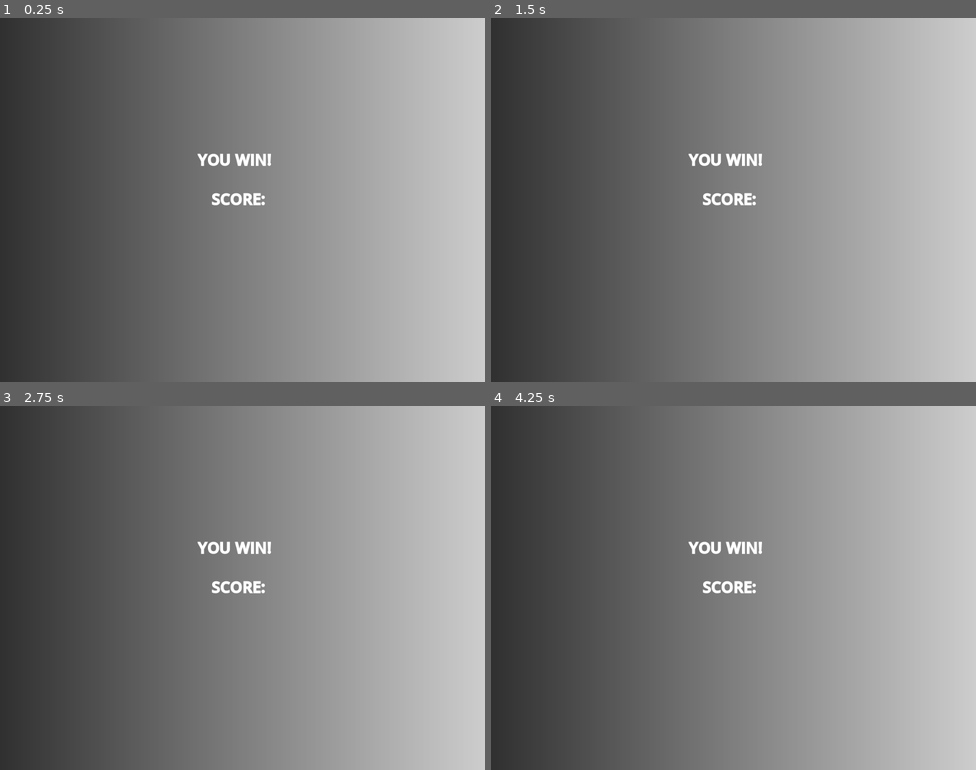
Above: before the commit, frames 1-4 (two rows, left to right).
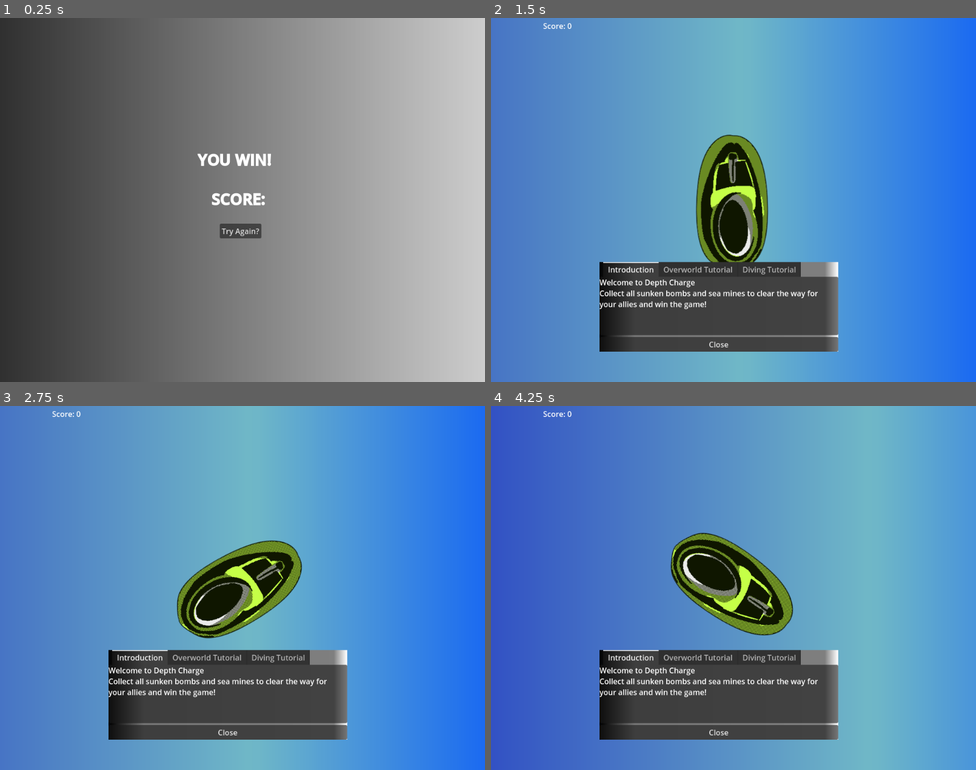
Above: after the commit, the same moments.

Repository: malceore/LD57
Game: Godot game, scene res://scenes/end_game_screen/end_game_screen.tscn
The game is run twice, just before and just after one commit, with the same random seed, the same clock (stepped at 60 frames per second) and the same inputs. This scene is started directly instead of the project's main scene.
Inputs (mouse positions are in pixels of both pictures, inside the frame that each line leads up to):
- Up to frame 1 (0.25 s): no input
- Up to frame 2 (1.5 s): click (733, 232) at 0.5 s, where only the run after the commit has a clickable "Try Again?"; click (728, 247) at 1.25 s, where only the run after the commit has a clickable "Play"
- Up to frame 3 (2.75 s): tap Enter at 2 s; hold Right (right) from 2.03 s (still down); tap E (dive) at 2.1 s
- Up to frame 4 (4.25 s): release Right (right) at 2.78 s; hold S (down) 2.78-3.53 s; tap Space (sonar) at 2.85, 3.5 s; hold Right (right) from 3.53 s (still down); tap E (dive) at 3.6 s

The runs differ from the first frame. In frame 1, 0.3% of the frame differs, in the area x 45-54%, y 56-61%; in frame 2, 99%; in frame 3, 99%; in frame 4, 99%, in the area x 0-100%, y 0-100%.

Commit message:
added restart button to end game screen

Diff:
--- a/globals/globals.gd
+++ b/globals/globals.gd
@@ -9,5 +9,5 @@
 var SCORE = 0
 var TUTORIALS_COMPLETED = 0
 
-var SPOTS_REMAINING = 6
+var SPOTS_REMAINING = 1
 var BOMBS_CAPTURED = 0
--- /dev/null
+++ b/scenes/end_game_screen/end_game_screen.gd
@@ -0,0 +1,8 @@
+extends Control
+
+
+func _on_button_pressed() -> void:
+	Globals.SCORE = 0
+	Globals.SPOTS_REMAINING = 6
+	Globals.BOMBS_CAPTURED = 0
+	get_tree().change_scene_to_file("res://scenes/main/main_game.tscn")
--- a/scenes/end_game_screen/end_game_screen.tscn
+++ b/scenes/end_game_screen/end_game_screen.tscn
@@ -1,4 +1,6 @@
-[gd_scene load_steps=3 format=3 uid="uid://dckpqhdrol6gh"]
+[gd_scene load_steps=4 format=3 uid="uid://dckpqhdrol6gh"]
+
+[ext_resource type="Script" uid="uid://e40ny5q5y711" path="res://scenes/end_game_screen/end_game_screen.gd" id="1_7ssvc"]
 
 [sub_resource type="Gradient" id="Gradient_t6tv7"]
 colors = PackedColorArray(0.190762, 0.190762, 0.190762, 1, 0.804743, 0.804743, 0.804743, 1)
@@ -13,6 +15,7 @@
 anchor_bottom = 1.0
 grow_horizontal = 2
 grow_vertical = 2
+script = ExtResource("1_7ssvc")
 
 [node name="TextureRect" type="TextureRect" parent="."]
 layout_mode = 0
@@ -39,3 +42,13 @@
 theme_override_font_sizes/bold_font_size = 32
 bbcode_enabled = true
 text = "[b]SCORE: [/b]"
+
+[node name="Button" type="Button" parent="."]
+layout_mode = 0
+offset_left = 464.0
+offset_top = 434.0
+offset_right = 552.0
+offset_bottom = 465.0
+text = "Try Again?"
+
+[connection signal="pressed" from="Button" to="." method="_on_button_pressed"]
Not shown, added: scenes/end_game_screen/end_game_screen.gd.uid
